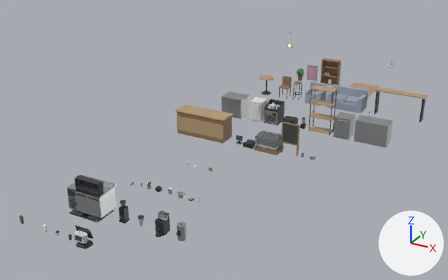
The glTF model assets/models/cafe_props.glb: old version first, new version second.
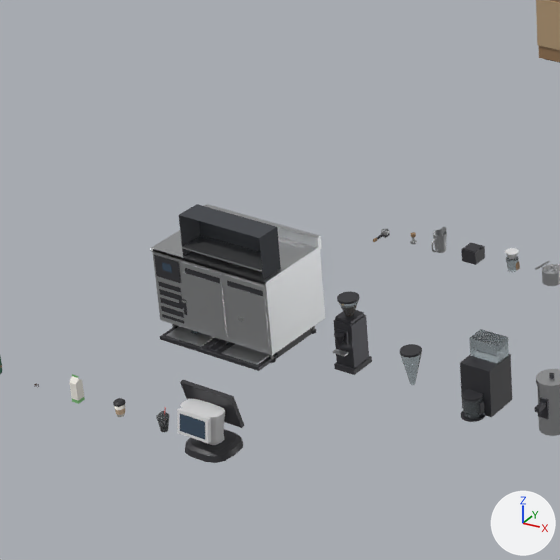
Old and new are each drawn whole from a 50 mm camera at (11.12, -12.19, 9.33) aimed at (1.3, 5.68, 0.4) and again close up on the part from 5% to 41% of the width and 42% to 99% of the height. The lights are fixed; the arrows at lower right show +X, +Y and +Z. The last two pictures show the newer version. Vertices at exactly the same position are counted once.

The first close-up shows 'CoffeeGrinder', 'DripBrewer', 'EspressoMachine', 'POSDualScreen', 'PrepTableFridge', 'PrepTableFridge_DoorL', 'PrepTableFridge_DoorR', 'ServiceCounter', 'WaterDispenser' and 15 more.
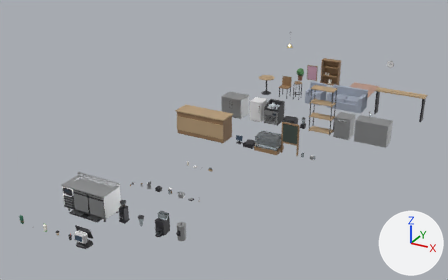
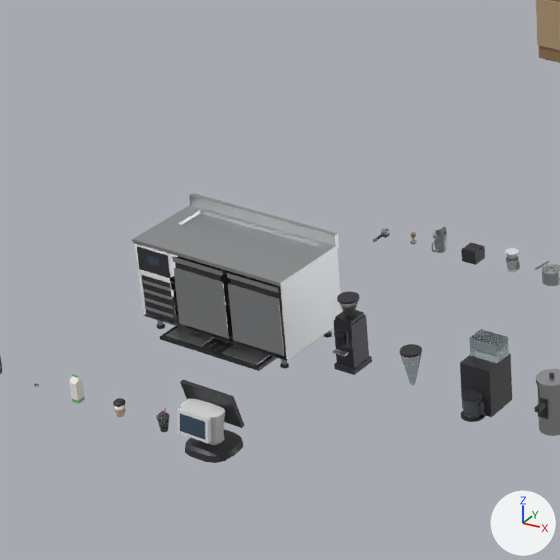
What changed in the scene script:
```text
Change me_preptablefridge:
    remove me_preptablefridge.from_pydata(...)  # 246 vertices, 428 faces; spans x -0.61..0.61, y -0.36..0.36, z -0.45..0.745
    add me_preptablefridge.from_pydata(...)  # 246 vertices, 428 faces; spans x -0.781..0.781, y -0.382..0.382, z -0.477..0.477
    me_preptablefridge part 1: the loose piece of 8 vertices spanning x -0.6..0.6, y -0.35..0.35, z -0.33..0.33 is scaled about its middle by (1.28, 1.06, 1.06)
    me_preptablefridge part 2: the loose piece of 54 vertices spanning x -0.61..0.61, y -0.36..0.36, z 0.195..0.45 is scaled about the mesh origin by (1.28, 1.06, 1.06)
    me_preptablefridge part 3: the loose piece of 8 vertices spanning x -0.57..-0.33, y -0.354..-0.352, z -0.26..-0.232 is scaled about the mesh origin by (1.28, 1.06, 1.06)
    me_preptablefridge part 4: the loose piece of 8 vertices spanning x -0.57..-0.33, y -0.354..-0.352, z -0.18..-0.152 is scaled about the mesh origin by (1.28, 1.06, 1.06)
    me_preptablefridge part 5: the loose piece of 8 vertices spanning x -0.57..-0.33, y -0.354..-0.352, z -0.1..-0.072 is scaled about the mesh origin by (1.28, 1.06, 1.06)
    me_preptablefridge part 6: the loose piece of 8 vertices spanning x -0.57..-0.33, y -0.354..-0.352, z -0.02..0.008 is scaled about the mesh origin by (1.28, 1.06, 1.06)
    me_preptablefridge part 7: the loose piece of 16 vertices spanning x -0.54..-0.5, y -0.29..-0.25, z -0.432..-0.33 is scaled about the mesh origin by (1.28, 1.06, 1.06)
    me_preptablefridge part 8: the loose piece of 16 vertices spanning x 0.5..0.54, y -0.29..-0.25, z -0.432..-0.33 is scaled about the mesh origin by (1.28, 1.06, 1.06)
    me_preptablefridge part 9: the loose piece of 12 vertices spanning x 0.488..0.552, y -0.298..-0.242, z -0.45..-0.43 is scaled about the mesh origin by (1.28, 1.06, 1.06)
    me_preptablefridge part 10: the loose piece of 12 vertices spanning x 0.488..0.552, y 0.242..0.298, z -0.45..-0.43 is scaled about the mesh origin by (1.28, 1.06, 1.06)
    me_preptablefridge part 11: the loose piece of 8 vertices spanning x -0.57..-0.33, y -0.352..-0.35, z -0.29..0.05 is scaled about the mesh origin by (1.28, 1.06, 1.06)
    me_preptablefridge part 12: the loose piece of 8 vertices spanning x -0.58..-0.32, y -0.356..-0.35, z 0.1..0.3 is scaled about the mesh origin by (1.28, 1.06, 1.06)
    me_preptablefridge part 13: the loose piece of 8 vertices spanning x -0.5..-0.4, y -0.358..-0.356, z 0.18..0.25 is scaled about the mesh origin by (1.28, 1.06, 1.06)
    me_preptablefridge part 14: 16 of 246 vertices moved; they spanned x -0.27..0.57, y -0.355..-0.11, z 0.17..0.745 and now span x -0.34..0.72, y -0.37..0.1, z -0.29..0.31; mean shift (0.04, 0.1, -0.449); largest move (0.57, -0.12, 0.17) -> (0.72, 0.1, -0.29)
    other edits to the shape of me_preptablefridge do not show in these pictures
Change me_preptablefridge_002:
    remove me_preptablefridge_002.from_pydata(...)  # 24 vertices, 36 faces; spans x 0.0..0.41, y -0.003..0.003, z -0.297..0.298
    add me_preptablefridge_002.from_pydata(...)  # 24 vertices, 36 faces; spans x 0.0..0.525, y -0.003..0.003, z -0.315..0.315
    me_preptablefridge_002 part 15: the whole mesh is scaled about the mesh origin by (1.28, 1.06, 1.06)
Change me_preptablefridge_003:
    remove me_preptablefridge_003.from_pydata(...)  # 24 vertices, 36 faces; spans x -0.41..0.0, y -0.003..0.003, z -0.297..0.298
    add me_preptablefridge_003.from_pydata(...)  # 24 vertices, 36 faces; spans x -0.525..0.0, y -0.003..0.003, z -0.315..0.315
    me_preptablefridge_003 part 16: the whole mesh is scaled about the mesh origin by (1.28, 1.06, 1.06)
Change ob_preptablefridge:
    ob_preptablefridge.location: (0.0, 0.0, 0.45) -> (0.0, 0.0, 0.48)
Change ob_preptablefridge_doorl:
    ob_preptablefridge_doorl.location: (-0.28, -0.35, 0.46) -> (-0.36, -0.37, 0.48)
Change ob_preptablefridge_doorr:
    ob_preptablefridge_doorr.location: (0.58, -0.35, 0.46) -> (0.74, -0.37, 0.48)
```

Location of each change, (x1, y1, x2, y2) in pixels of the close-ups (560 x 560 px; the box of a moved part takes in the faces that stretch with it):
'PrepTableFridge', reshaped, moved (20% wider, 11% taller): before (150, 204, 325, 363); after (132, 193, 342, 369)
'PrepTableFridge_DoorR', rescaled (23% wider, 9% taller): before (224, 275, 270, 351); after (227, 273, 284, 356)
'PrepTableFridge_DoorL', rescaled (26% wider, 9% taller): before (182, 262, 227, 337); after (172, 257, 229, 339)
part 1 of me_preptablefridge, moved or reshaped: before (153, 241, 325, 355); after (135, 213, 342, 361)
part 2 of me_preptablefridge, moved or reshaped: before (150, 204, 322, 285); after (132, 193, 339, 287)
part 3 of me_preptablefridge, moved or reshaped: before (162, 311, 184, 321); after (145, 306, 174, 318)
part 4 of me_preptablefridge, moved or reshaped: before (161, 303, 183, 312); after (144, 297, 173, 309)
part 5 of me_preptablefridge, moved or reshaped: before (160, 294, 179, 303); after (143, 289, 172, 300)
part 6 of me_preptablefridge, moved or reshaped: before (159, 286, 181, 295); after (142, 280, 171, 291)
part 7 of me_preptablefridge, moved or reshaped: before (172, 324, 177, 328); after (157, 320, 163, 326)
part 8 of me_preptablefridge, moved or reshaped: before (269, 354, 274, 360); after (281, 352, 287, 366)
part 9 of me_preptablefridge, moved or reshaped: before (271, 358, 276, 363); after (280, 363, 289, 369)
part 10 of me_preptablefridge, moved or reshaped: before (311, 329, 316, 334); after (324, 332, 332, 338)
part 11 of me_preptablefridge, moved or reshaped: before (158, 281, 184, 324); after (142, 275, 174, 321)
part 12 of me_preptablefridge, moved or reshaped: before (154, 255, 181, 283); after (137, 247, 171, 278)
part 13 of me_preptablefridge, moved or reshaped: before (162, 263, 172, 273); after (147, 255, 160, 267)
part 14 of me_preptablefridge, moved or reshaped: before (179, 204, 281, 284); after (175, 256, 286, 351)
